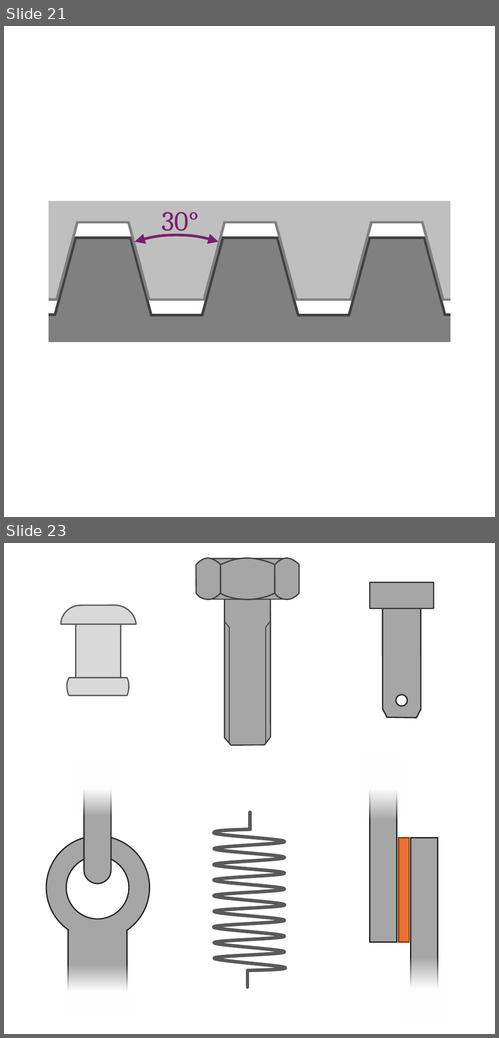
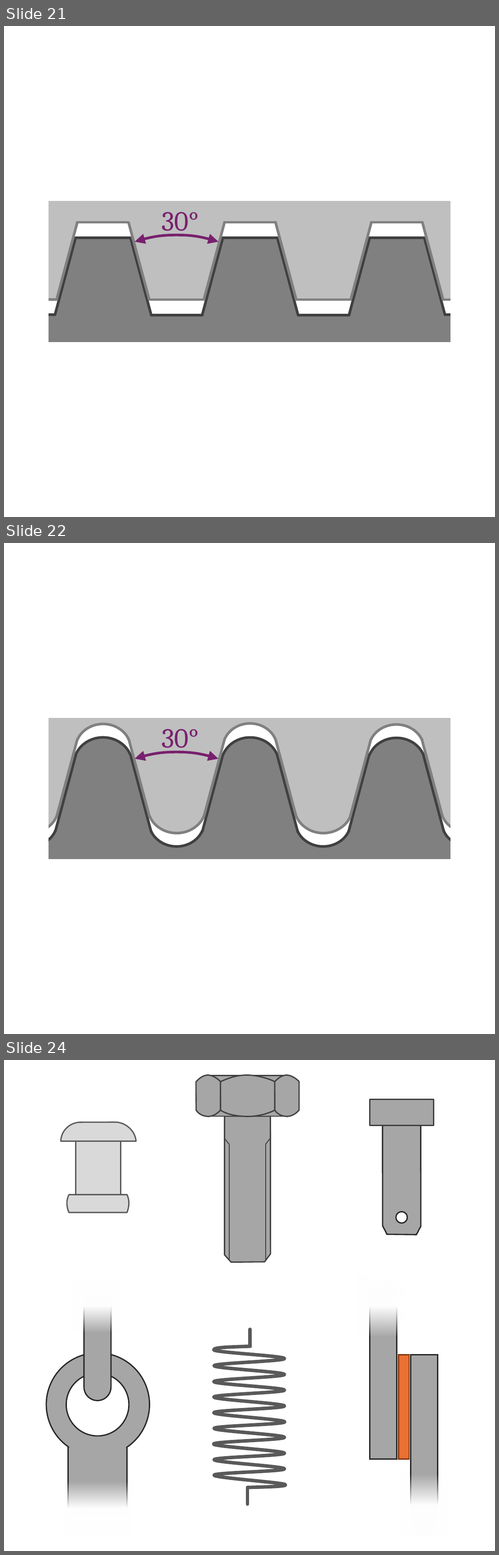
Before and after one commit to m4zeRobot/Project-FoSa, a slide deck: LaTeX B.Sc. LRT/Konstruktionslehre 1&2/images/KE-Images.pptx. Shown one above the other, each under a label of ours: slides 21 and 23 before the commit, slides 21, 22 and 24 after it; the slides between them are not shown. The pictures are 499x1038 and 499x1555 pixels, drawn with LibreOffice and Linux fonts; fonts in the diff are those of the drawing. Boxes give left, top, right and bottom in pixels: in the first picture for what was removed or moved away, otherwise in the second. Text is boxed around its words. In the diff, an @@ line names an element or a change of style, - is before the commit and + after.

```diff
--- a/LaTeX B.Sc. LRT/Konstruktionslehre 1&2/images/KE-Images.pptx
+++ b/LaTeX B.Sc. LRT/Konstruktionslehre 1&2/images/KE-Images.pptx
@@ slide 22 added at [4, 543, 495, 1034], background #FFFFFF @@
@@ freeform shape added at [44, 714, 455, 834], fill #BFBFBF @@
@@ rectangle added at [44, 714, 454, 863], outline #FFFFFF 5 pt @@
@@ arc (boxed as its full ellipse) added at [75, 724, 130, 774], outline #808080 1.5 pt @@
@@ text added at [162, 729, 199, 754], 16 pt, text #78206E @@
+30°
@@ arc (boxed as its full ellipse) added at [222, 724, 277, 774], outline #808080 1.5 pt @@
@@ arc (boxed as its full ellipse) added at [368, 724, 423, 774], outline #808080 1.5 pt @@
@@ freeform shape added at [44, 737, 455, 863], fill #808080 @@
@@ line added from (56, 816) to (78, 740), #808080 1.5 pt @@
@@ arc (boxed as its full ellipse) added at [74, 737, 132, 791], outline #404040 1.5 pt @@
@@ line added from (150, 816) to (129, 740), #808080 1.5 pt @@
@@ line added from (203, 816) to (225, 740), #808080 1.5 pt @@
@@ arc (boxed as its full ellipse) added at [221, 737, 278, 791], outline #404040 1.5 pt @@
@@ line added from (296, 816) to (276, 739), #808080 1.5 pt @@
@@ line added from (350, 816) to (371, 740), #808080 1.5 pt @@
@@ arc (boxed as its full ellipse) added at [367, 737, 424, 791], outline #404040 1.5 pt @@
@@ line added from (443, 816) to (422, 739), #808080 1.5 pt @@
@@ arc (boxed as its full ellipse) added at [43, 753, 311, 1021], outline #78206E 1.5 pt @@
@@ line added from (76, 755) to (55, 831), #404040 1.5 pt @@
@@ line added from (130, 755) to (151, 832), #404040 1.5 pt @@
@@ line added from (224, 755) to (202, 831), #404040 1.5 pt @@
@@ line added from (277, 755) to (298, 832), #404040 1.5 pt @@
@@ line added from (369, 755) to (348, 831), #404040 1.5 pt @@
@@ line added from (423, 755) to (444, 831), #404040 1.5 pt @@
@@ arc (boxed as its full ellipse) added at [4, 780, 59, 834], outline #808080 1.5 pt @@
@@ arc (boxed as its full ellipse) added at [148, 780, 206, 834], outline #808080 1.5 pt @@
@@ arc (boxed as its full ellipse) added at [295, 780, 353, 834], outline #808080 1.5 pt @@
@@ arc (boxed as its full ellipse) added at [440, 780, 495, 834], outline #808080 1.5 pt @@
@@ arc (boxed as its full ellipse) added at [4, 797, 56, 847], outline #404040 1.5 pt @@
@@ arc (boxed as its full ellipse) added at [149, 797, 203, 847], outline #404040 1.5 pt @@
@@ arc (boxed as its full ellipse) added at [296, 797, 350, 847], outline #404040 1.5 pt @@
@@ arc (boxed as its full ellipse) added at [442, 797, 495, 847], outline #404040 1.5 pt @@
@@ what was slide 23 is now slide 24 @@
```
Also in this commit, not shown: 2 other files.
